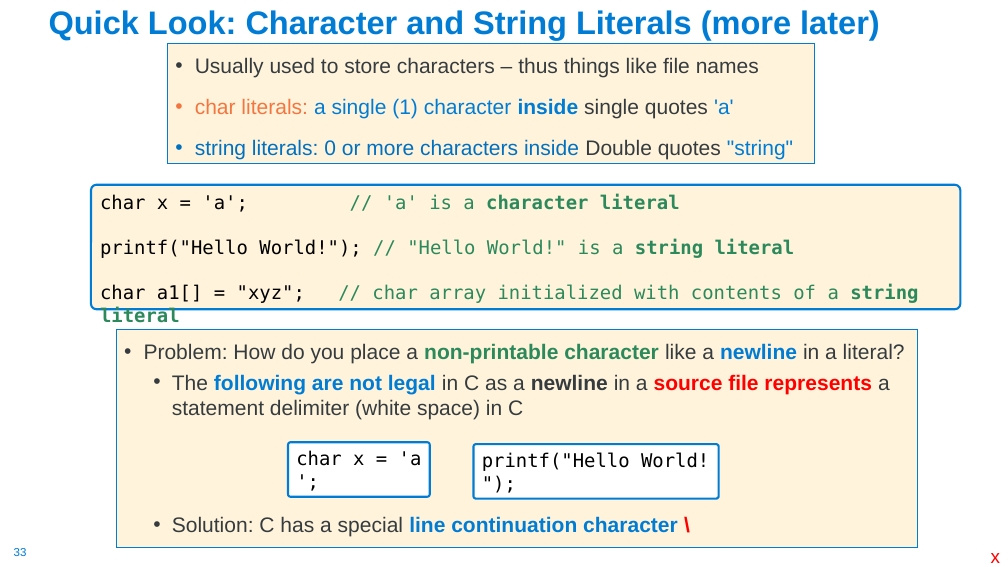
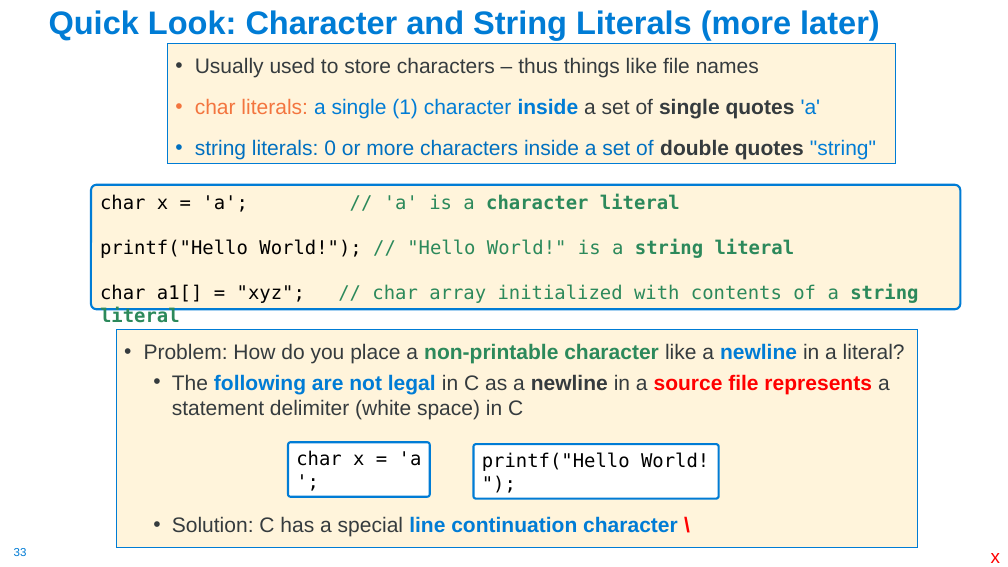
Before and after one commit to cse30-sp24/Muller-Slides, a slide deck: slide 33 of 01_C_Part1.pptx. Drawn at 1008x567 pixels with LibreOffice and Linux fonts; fonts in the diff are those of the drawing. Boxes give left, top, right and bottom in pixels: in the first picture for what was removed or moved away, otherwise in the second. Text is boxed around its words. In the diff, an @@ line names an element or a change of style, - is before the commit and + after.

```diff
--- a/01_C_Part1.pptx
+++ b/01_C_Part1.pptx
@@ rectangle "Usually used to store characters ...": place and size @@
-rectangle "Usually used to store characters ..." at (168,44,815,164)
+rectangle "Usually used to store characters ..." at (168,44,896,164)
@@ text in rectangle at (195,98,876,159): text changed @@
-• char literals: a single (1) character inside single quotes 'a'
-• string literals: 0 or more characters inside Double quotes "string"
+• char literals: a single (1) character inside a set of single quotes 'a'
+• string literals: 0 or more characters inside a set of double quotes "string"
```
Also in this commit, not shown: 8 other slides changed, 1 slide added, 1 other file.
